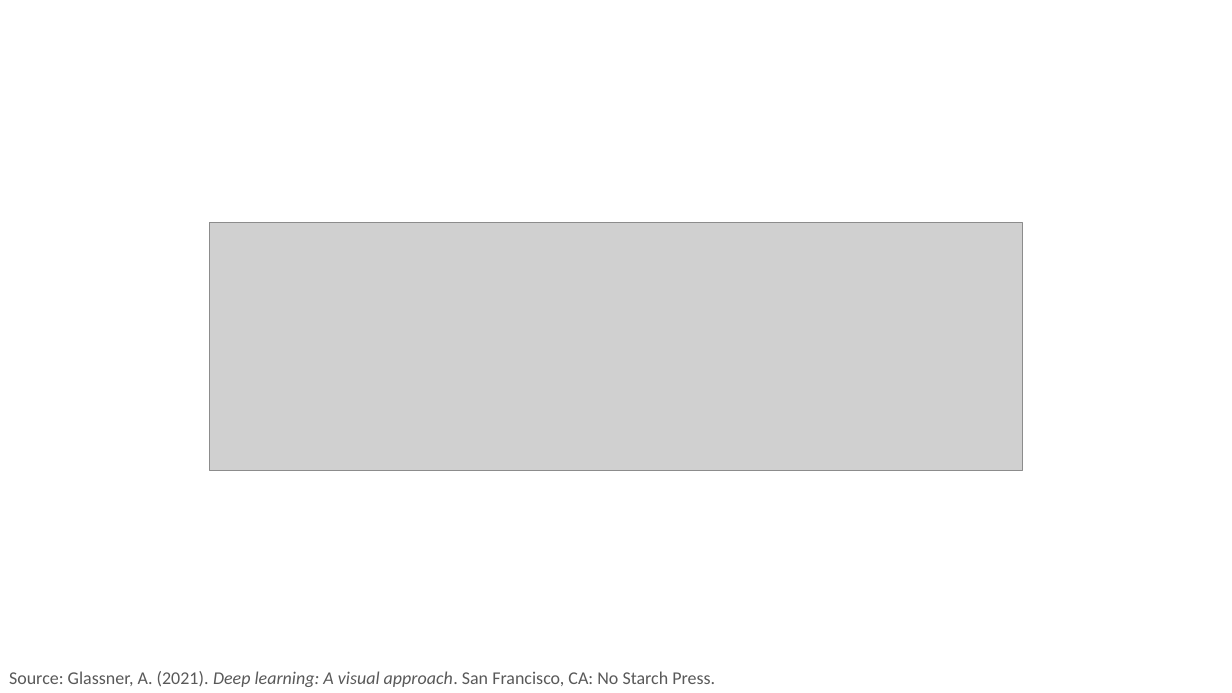
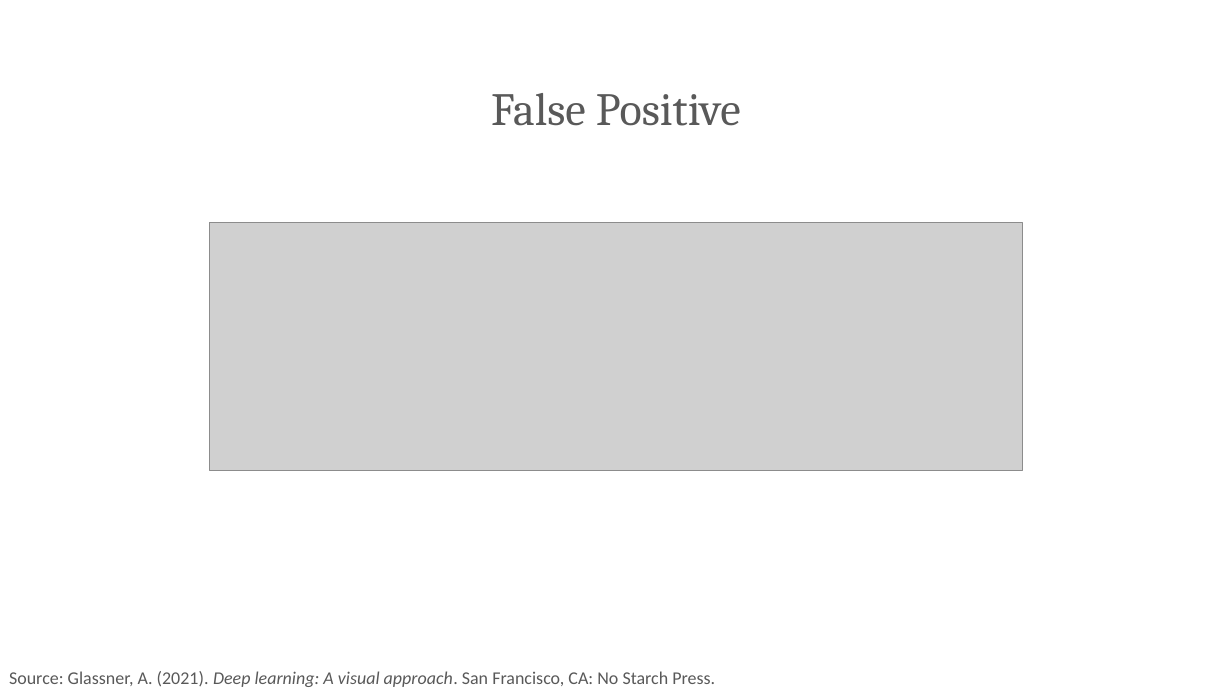
Before and after one commit to PracticumAI/gan, a slide deck: slide 7 of presentations/01_gan_intro.pptx (slide 13 before the commit). Drawn at 1232x693 pixels with LibreOffice and Linux fonts; fonts in the diff are those of the drawing; grey boxes stand for pictures. Boxes give left, top, right and bottom in pixels: in the first picture for what was removed or moved away, otherwise in the second. Text is boxed around its words. In the diff, an @@ line names an element or a change of style, - is before the commit and + after.

```diff
--- a/presentations/01_gan_intro.pptx
+++ b/presentations/01_gan_intro.pptx
@@ title added at (491, 93, 741, 126), 36 pt, text #595959 @@
+False Positive
```
Also in this commit, not shown: 5 other slides changed, 4 slides added, 3 slides removed, 1 other file.
